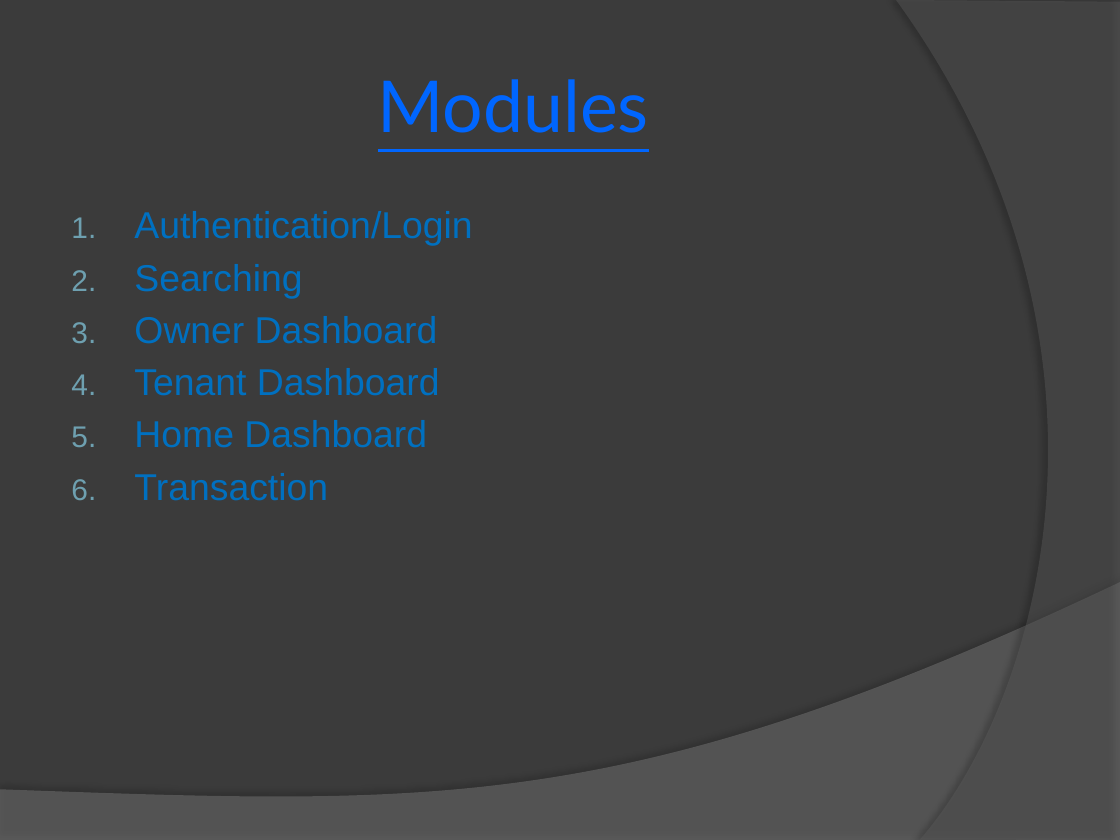
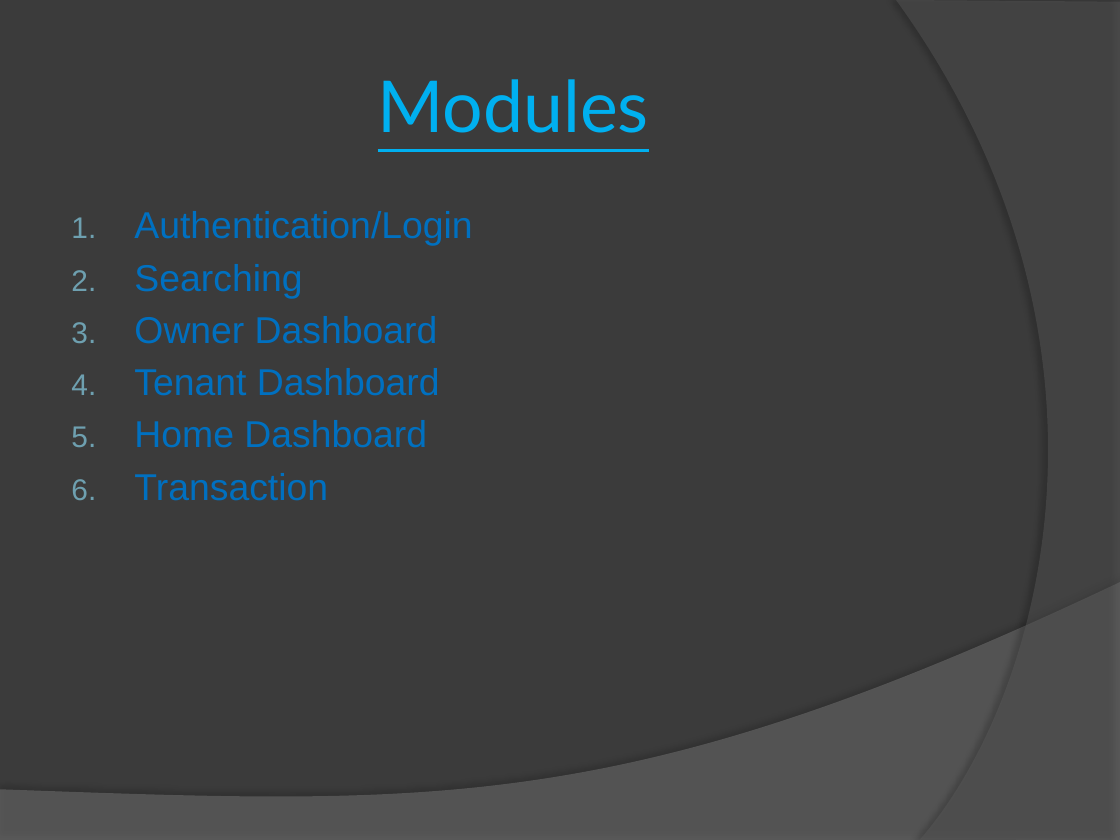
Before and after one commit to madan-mohan123/MiniProject-sem05, a slide deck: slide 6 of presentation/mini-project-presentation.pptx. Drawn at 1120x840 pixels with LibreOffice and Linux fonts; fonts in the diff are those of the drawing. Boxes give left, top, right and bottom in pixels: in the first picture for what was removed or moved away, otherwise in the second. Text is boxed around its words. In the diff, an @@ line names an element or a change of style, - is before the commit and + after.

```diff
--- a/presentation/mini-project-presentation.pptx
+++ b/presentation/mini-project-presentation.pptx
@@ title "Modules" at box(378, 79, 649, 133): text colour #0066FF to #00B0F0 @@
```
Also in this commit, not shown: 7 other slides changed.
